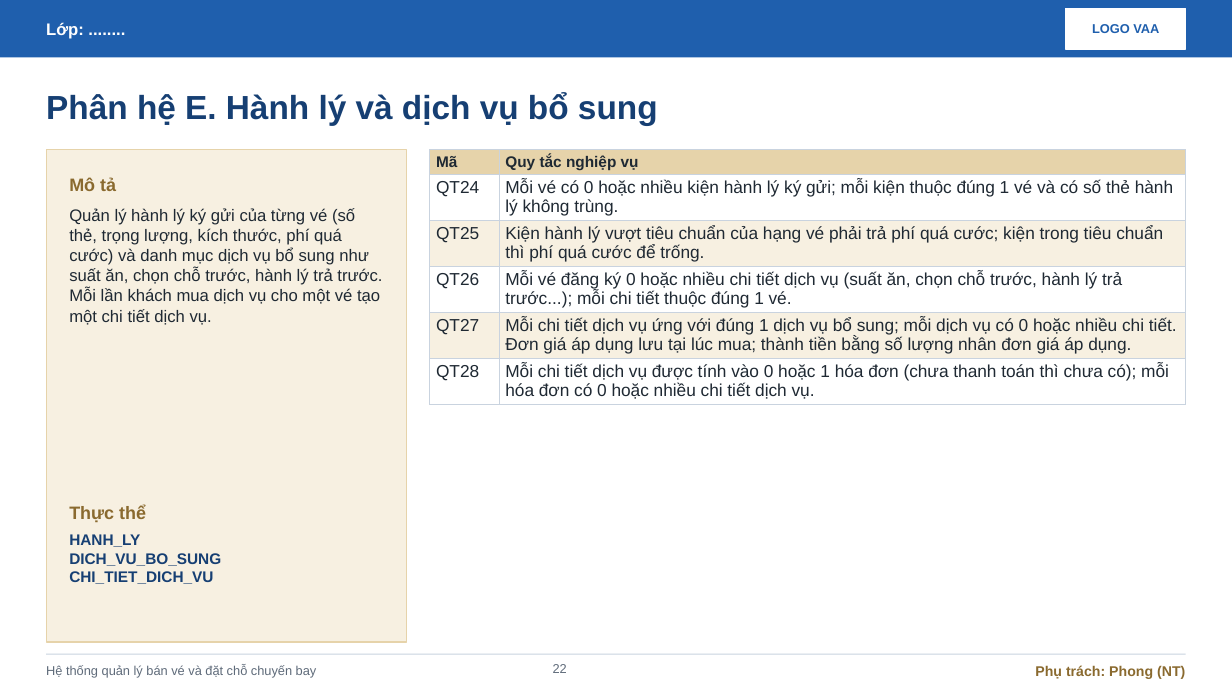
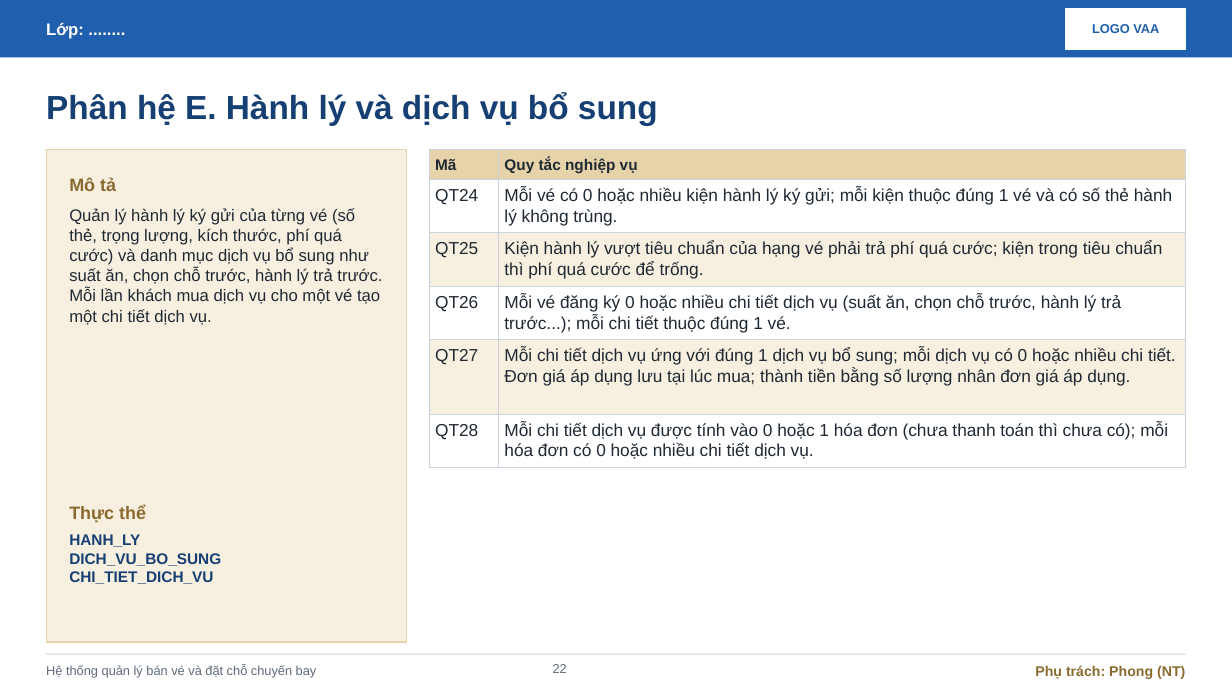
Before and after one commit to TCGxDreams/Nah, a slide deck: slide 22 of slide.pptx. Drawn at 1232x693 pixels with LibreOffice and Linux fonts; fonts in the diff are those of the drawing. Boxes give left, top, right and bottom in pixels: in the first picture for what was removed or moved away, otherwise in the second. Text is boxed around its words. In the diff, an @@ line names an element or a change of style, - is before the commit and + after.

```diff
--- a/slide.pptx
+++ b/slide.pptx
@@ table removed at (430,150,1186,403), 6 rows, 2 columns @@
-Mã | Quy tắc nghiệp vụ
-QT24 | Mỗi vé có 0 hoặc nhiều kiện hành lý ký gửi; mỗi kiện thuộc đúng 1 vé và có số thẻ hành lý không trùng.
-QT25 | Kiện hành lý vượt tiêu chuẩn của hạng vé phải trả phí quá cước; kiện trong tiêu chuẩn thì phí quá cước để trống.
-QT26 | Mỗi vé đăng ký 0 hoặc nhiều chi tiết dịch vụ (suất ăn, chọn chỗ trước, hành lý trả trước...); mỗi chi tiết thuộc đúng 1 vé.
-QT27 | Mỗi chi tiết dịch vụ ứng với đúng 1 dịch vụ bổ sung; mỗi dịch vụ có 0 hoặc nhiều chi tiết. Đơn giá áp dụng lưu tại lúc mua; thành tiền bằng số lượng nhân đơn giá áp dụng.
-QT28 | Mỗi chi tiết dịch vụ được tính vào 0 hoặc 1 hóa đơn (chưa thanh toán thì chưa có); mỗi hóa đơn có 0 hoặc nhiều chi tiết dịch vụ.
@@ rectangle added at (430,150,499,179), fill #E6D3AA, outline #C9D3DF 0.75 pt @@
@@ rectangle added at (430,179,499,233), fill #FFFFFF, outline #C9D3DF 0.75 pt @@
@@ text added at (435,159,456,170), 12 pt, text #1F2933, bold @@
+Mã
@@ rectangle added at (499,150,1186,179), fill #E6D3AA, outline #C9D3DF 0.75 pt @@
@@ rectangle added at (499,179,1186,233), fill #FFFFFF, outline #C9D3DF 0.75 pt @@
@@ text added at (504,158,638,173), 12 pt, text #1F2933, bold @@
+Quy tắc nghiệp vụ
@@ text added at (435,189,478,205), 13.5 pt, text #1F2933 @@
+QT24
@@ text added at (504,187,1172,226), 13.5 pt, text #1F2933 @@
+Mỗi vé có 0 hoặc nhiều kiện hành lý ký gửi; mỗi kiện thuộc đúng 1 vé và có số thẻ hành lý không trùng.
@@ rectangle added at (430,233,499,287), fill #F7F0E1, outline #C9D3DF 0.75 pt @@
@@ rectangle added at (499,233,1186,287), fill #F7F0E1, outline #C9D3DF 0.75 pt @@
@@ text added at (435,242,478,258), 13.5 pt, text #1F2933 @@
+QT25
@@ text added at (504,240,1162,279), 13.5 pt, text #1F2933 @@
+Kiện hành lý vượt tiêu chuẩn của hạng vé phải trả phí quá cước; kiện trong tiêu chuẩn thì phí quá cước để trống.
@@ rectangle added at (430,287,499,340), fill #FFFFFF, outline #C9D3DF 0.75 pt @@
@@ text added at (435,296,478,312), 13.5 pt, text #1F2933 @@
+QT26
@@ rectangle added at (499,287,1186,340), fill #FFFFFF, outline #C9D3DF 0.75 pt @@
@@ text added at (504,294,1121,332), 13.5 pt, text #1F2933 @@
+Mỗi vé đăng ký 0 hoặc nhiều chi tiết dịch vụ (suất ăn, chọn chỗ trước, hành lý trả trước...); mỗi chi tiết thuộc đúng 1 vé.
@@ rectangle added at (430,340,499,415), fill #F7F0E1, outline #C9D3DF 0.75 pt @@
@@ text added at (435,349,478,365), 13.5 pt, text #1F2933 @@
+QT27
@@ rectangle added at (499,340,1186,415), fill #F7F0E1, outline #C9D3DF 0.75 pt @@
@@ text added at (504,347,1176,386), 13.5 pt, text #1F2933 @@
+Mỗi chi tiết dịch vụ ứng với đúng 1 dịch vụ bổ sung; mỗi dịch vụ có 0 hoặc nhiều chi tiết. Đơn giá áp dụng lưu tại lúc mua; thành tiền bằng số lượng nhân đơn giá áp dụng.
@@ rectangle added at (430,414,499,468), fill #FFFFFF, outline #C9D3DF 0.75 pt @@
@@ rectangle added at (499,414,1186,468), fill #FFFFFF, outline #C9D3DF 0.75 pt @@
@@ text added at (435,424,478,439), 13.5 pt, text #1F2933 @@
+QT28
@@ text added at (504,421,1168,459), 13.5 pt, text #1F2933 @@
+Mỗi chi tiết dịch vụ được tính vào 0 hoặc 1 hóa đơn (chưa thanh toán thì chưa có); mỗi hóa đơn có 0 hoặc nhiều chi tiết dịch vụ.
```
Also in this commit, not shown: 12 other slides changed.
